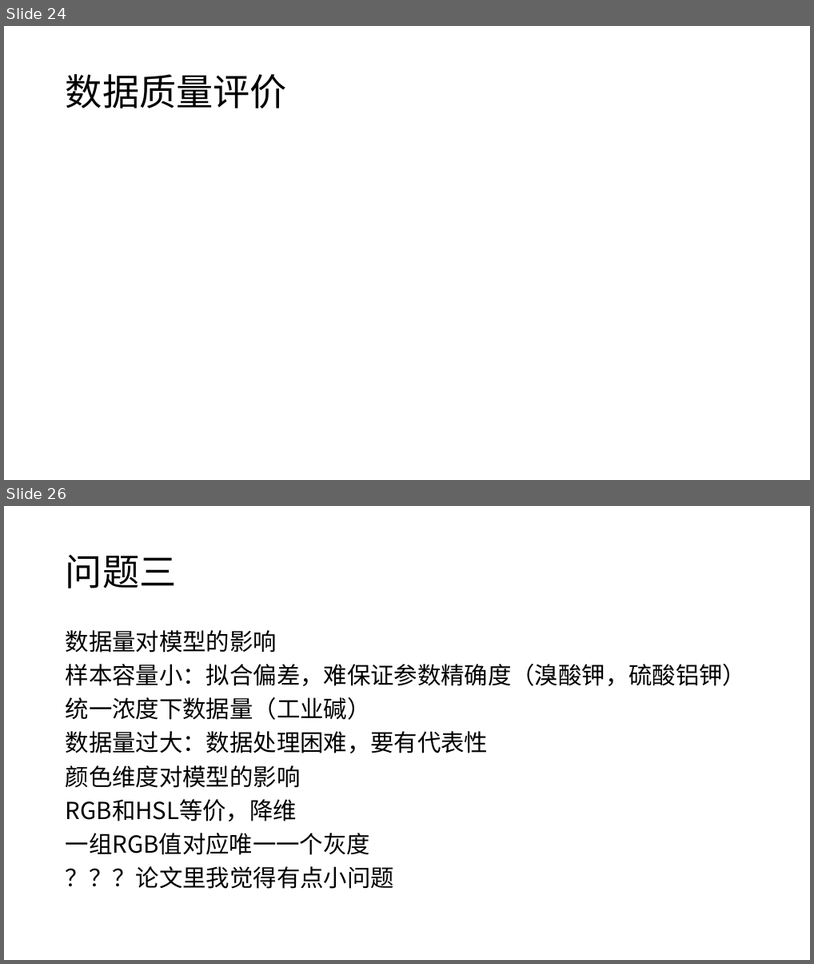
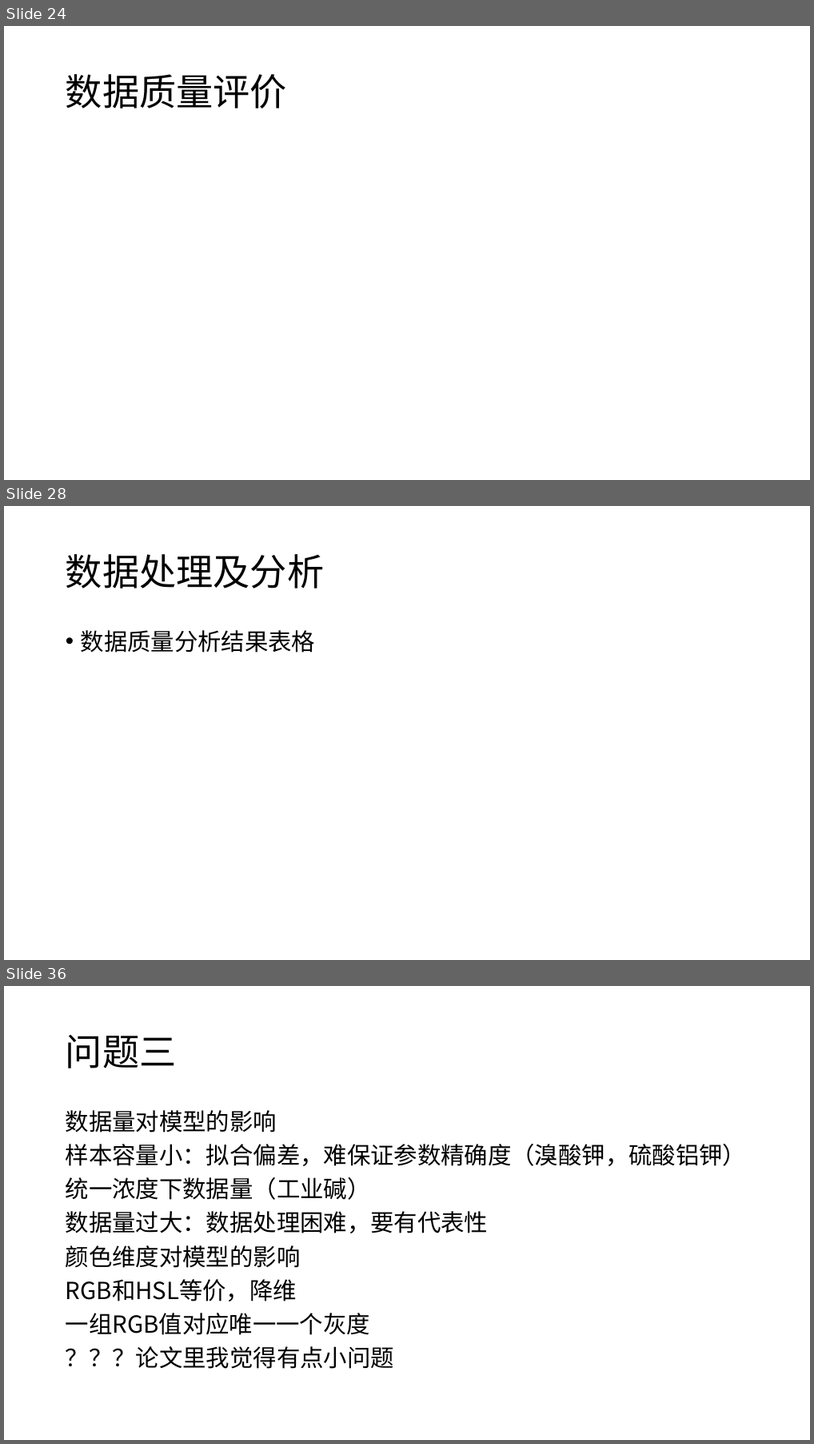
Before and after one commit to yuanjingsong/MCM_Homework, a slide deck: PreG21.pptx. Shown one above the other, each under a label of ours: slides 24 and 26 before the commit, slides 24, 28 and 36 after it; the slides between them are not shown. The pictures are 814x964 and 814x1444 pixels, drawn with LibreOffice and Linux fonts; fonts in the diff are those of the drawing; grey boxes stand for pictures. Boxes give left, top, right and bottom in pixels: in the first picture for what was removed or moved away, otherwise in the second. Text is boxed around its words. In the diff, an @@ line names an element or a change of style, - is before the commit and + after.

```diff
--- a/PreG21.pptx
+++ b/PreG21.pptx
@@ slide 28 added at box(4, 506, 810, 960), background #FFFFFF @@
@@ title added at box(66, 554, 324, 588), 44 pt, text #000000 @@
+数据处理及分析
@@ text added at box(81, 630, 316, 652), 28 pt, text #000000 @@
+• 数据质量分析结果表格
@@ what was slide 26 is now slide 36 @@
```
Also in this commit, not shown: 1 slide changed, 9 other slides added.
